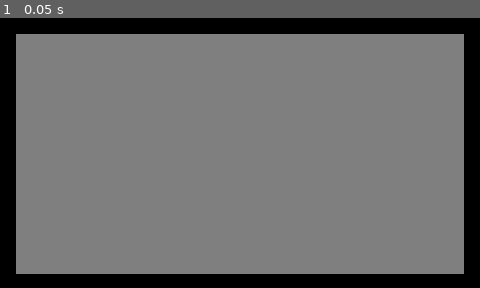
Above: before the commit, frame 1.
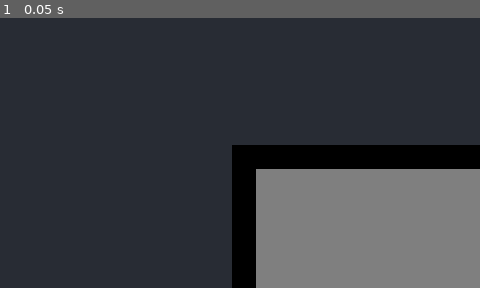
Above: after the commit, the same moment.

Repository: Hanover-CS/HC25-Harrison-Hallett-Senior-Project
Game: Godot game, scene res://scenes/dungeon/dungeon.tscn
Two runs of this game, one before a commit and one after it. Both use one fixed random seed, a clock stepped at 60 frames per second and the inputs below. The engine's default icon, where the game draws it, is replaced by a stand-in: a white triangle on a blue panel in a dark square.
Inputs:
- Up to frame 1 (0.05 s): no input

The runs differ from the first frame. In frame 1, 83% of the frame differs, in the area x 0-100%, y 0-100%.
Error before the commit: Attempt to call function 'instantiate' in base 'null instance' on a null instance. (res://scripts/game_master.gd:18)

Commit message:
Corrected lot of errors so now my game actually runs instead of immediatly crashing

Diff:
--- a/thesis/scenes/entities/player.tscn
+++ /dev/null
@@ -1,18 +0,0 @@
-[gd_scene load_steps=4 format=3 uid="uid://dhipe4mtmfof7"]
-
-[ext_resource type="Script" path="res://scenes/entities/player.gd" id="2_dhh3w"]
-[ext_resource type="Texture2D" uid="uid://41fvtawsjehj" path="res://Trash/icon.svg" id="2_pjwvt"]
-
-[sub_resource type="RectangleShape2D" id="RectangleShape2D_dsb56"]
-size = Vector2(117, 118)
-
-[node name="Player" type="Node2D"]
-script = ExtResource("2_dhh3w")
-
-[node name="Sprite2D" type="Sprite2D" parent="."]
-position = Vector2(212, 170)
-texture = ExtResource("2_pjwvt")
-
-[node name="CollisionShape2D" type="CollisionShape2D" parent="."]
-position = Vector2(211.5, 170)
-shape = SubResource("RectangleShape2D_dsb56")
--- a/thesis/scenes/entities/player.gd
+++ b/thesis/scenes/entities/player/player.gd
@@ -11,7 +11,6 @@
 # abilities
 var move = load_ability("move")
 var fireball = load_ability("fireball")
-var inventory = load_ability("inventory")
 
 # state
 func _get_collisions():
@@ -40,9 +39,7 @@
 		if Input.is_action_pressed("ability_1"):
 			fireball.execute(self)
 			last_ability = 0
-		if Input.is_action_pressed("inventory"):
-			inventory.execute(self)
-			last_ability = 0
+
 
 
 # Called every frame. 'delta' is the elapsed time since the previous frame.
--- /dev/null
+++ b/thesis/scenes/entities/player/player.tscn
@@ -0,0 +1,18 @@
+[gd_scene load_steps=4 format=3 uid="uid://dhipe4mtmfof7"]
+
+[ext_resource type="Script" path="res://scenes/entities/player/player.gd" id="1_vlg1a"]
+[ext_resource type="Texture2D" uid="uid://41fvtawsjehj" path="res://Trash/icon.svg" id="2_x3eim"]
+
+[sub_resource type="RectangleShape2D" id="RectangleShape2D_dsb56"]
+size = Vector2(117, 118)
+
+[node name="Player" type="CharacterBody2D"]
+script = ExtResource("1_vlg1a")
+
+[node name="Sprite2D" type="Sprite2D" parent="."]
+position = Vector2(212, 170)
+texture = ExtResource("2_x3eim")
+
+[node name="CollisionShape2D" type="CollisionShape2D" parent="."]
+position = Vector2(211.5, 170)
+shape = SubResource("RectangleShape2D_dsb56")
--- a/thesis/scripts/entity.gd
+++ b/thesis/scripts/entity.gd
@@ -115,7 +115,7 @@
 		regen_mana()
 
 func load_ability(ability_name):
-	var scene = load("res//scenes/abilities/" + ability_name + "/" + ability_name + ".tscn")
+	var scene = load("res://scenes/abilities/" + ability_name + "/" + ability_name + ".tscn")
 	var sceneNode = scene.instantiate()
 	add_child(sceneNode)
 	return sceneNode
--- a/thesis/scripts/game_master.gd
+++ b/thesis/scripts/game_master.gd
@@ -14,11 +14,11 @@
 	if (is_player_spawned): return
 
 	# create the player
-	var player = load("res:://scenes/entities/player/player.tscn")
+	var player = load("res://scenes/entities/player/player.tscn")
 	player_node = player.instantiate()
 	player_node.is_player = true
-	var pos_x = 0
-	var pos_y = 0
+	var pos_x = 5
+	var pos_y = 5
 	player_node.position = Vector2(pos_x, pos_y)
 
 	#create the camera
@@ -28,7 +28,7 @@
 
 	# add both to scene
 	add_child(player_node)
-	player_node.add_chld(camera)
+	player_node.add_child(camera)
 
 	is_player_spawned = true
 	return player_node
Not shown, added: thesis/scenes/entities/player/pla204B.tmp
Not shown, added: thesis/scenes/entities/player/plaC790.tmp
Not shown, added: thesis/scenes/entities/player/plaF2E6.tmp
